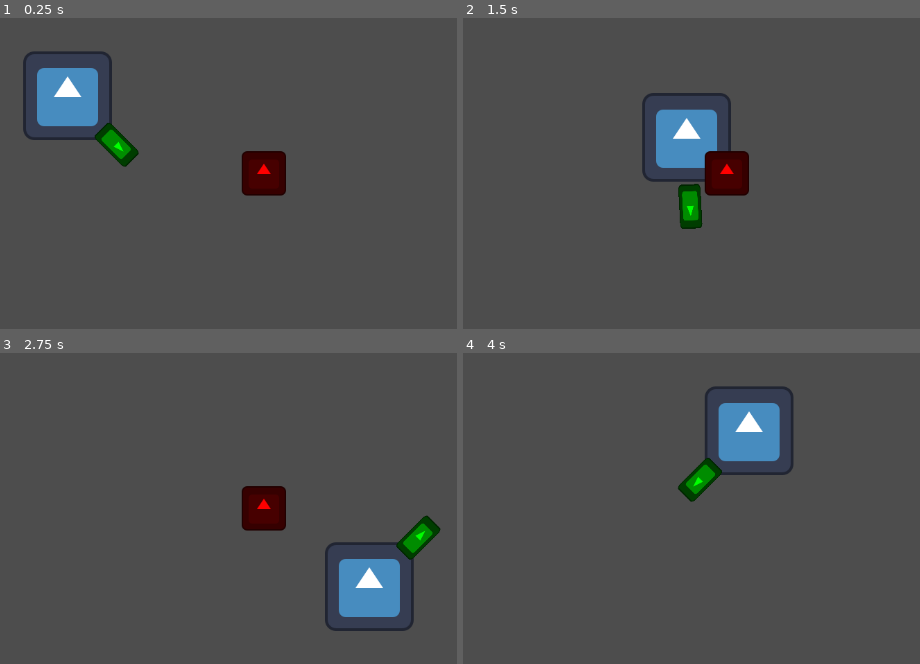
Above: before the commit, frames 1-4 (two rows, left to right).
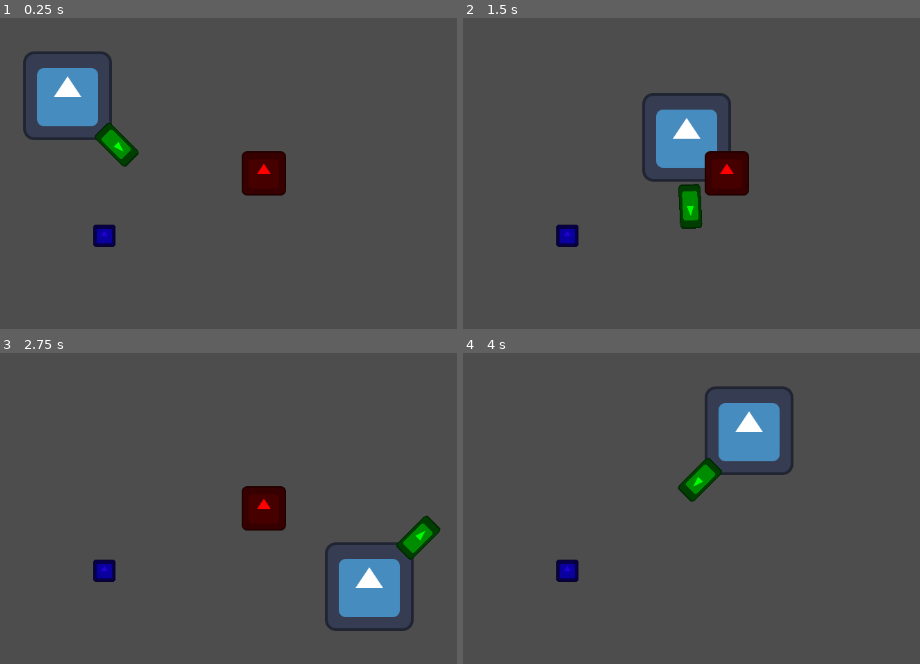
Above: after the commit, the same moments.

Repository: TRushton95/Aberration
Game: Godot game, scene res://game/game.tscn
Same seed, same stepped clock (60 frames per second), same inputs: the game is played once before the commit and once after it. The engine's default icon, where the game draws it, is replaced by a stand-in: a white triangle on a blue panel in a dark square.
Inputs:
- Up to frame 1 (0.25 s): no input
- Up to frame 2 (1.5 s): tap Enter (attack) at 0.5, 0.6, 1.35 s; hold D (move_right) 0.53-1.28 s; hold S (move_down) from 1.28 s (still down)
- Up to frame 3 (2.75 s): release S (move_down) at 2.03 s; hold D (move_right) from 2.03 s (still down); tap Enter (attack) at 2.1 s
- Up to frame 4 (4 s): release D (move_right) at 2.78 s; hold W (move_up) 2.78-3.53 s; tap Enter (attack) at 2.85, 3.6 s; hold A (move_left) from 3.53 s (still down)

The runs differ from the first frame. In frame 1, 0.4% of the frame differs, in the area x 20-26%, y 66-74%; in frame 2, 0.4%; in frame 3, 0.4%; in frame 4, 0.4%.
Error before the commit: Invalid call. Nonexistent function 'set_chest_orb' in base 'CharacterBody2D (Player)'. (res://game/game.gd:9)

Commit message:
Add orb pickups

Diff:
--- /dev/null
+++ b/src/game/entities/orb_pickup/orb_pickup.gd
@@ -0,0 +1,13 @@
+extends Node2D
+class_name OrbPickup
+
+@export var _reward_orb_scene : PackedScene
+
+
+func get_reward() -> Orb:
+	var reward : Orb = null
+
+	if _reward_orb_scene != null:
+		reward = _reward_orb_scene.instantiate() as Orb # TODO: Change this to use OrbTypeIds
+
+	return reward
--- /dev/null
+++ b/src/game/entities/orb_pickup/orb_pickup.tscn
@@ -0,0 +1,22 @@
+[gd_scene load_steps=5 format=3 uid="uid://fklovbofikuw"]
+
+[ext_resource type="Script" uid="uid://da6a75rnby5oa" path="res://game/entities/orb_pickup/orb_pickup.gd" id="1_2er50"]
+[ext_resource type="PackedScene" uid="uid://bu5f5awdhrx2w" path="res://game/orbs/fire/fire_orb.tscn" id="2_5t2nj"]
+[ext_resource type="Texture2D" uid="uid://4dlsvhsi0ihf" path="res://icon.svg" id="3_t32xr"]
+
+[sub_resource type="RectangleShape2D" id="RectangleShape2D_ted2v"]
+size = Vector2(32, 32)
+
+[node name="OrbPickup" type="StaticBody2D"]
+collision_layer = 8
+collision_mask = 0
+script = ExtResource("1_2er50")
+_reward_orb_scene = ExtResource("2_5t2nj")
+
+[node name="Sprite2D" type="Sprite2D" parent="."]
+self_modulate = Color(0.138604, 0, 0.833987, 1)
+scale = Vector2(0.25, 0.25)
+texture = ExtResource("3_t32xr")
+
+[node name="CollisionShape2D" type="CollisionShape2D" parent="."]
+shape = SubResource("RectangleShape2D_ted2v")
--- a/src/game/entities/player/player.gd
+++ b/src/game/entities/player/player.gd
@@ -11,6 +11,17 @@
 	Enums.OrbSlot.HEAD: null,
 	Enums.OrbSlot.HANDS: null
 }
+
+
+func _on_pickup_area_body_entered(body: Node2D) -> void:
+	if body == null:
+		return
+
+	if body is OrbPickup:
+		body = body as OrbPickup
+		var reward : Orb = body.get_reward()
+		set_orb_slot(Enums.OrbSlot.CHEST, reward)
+		body.queue_free()
 
 
 func _process(delta: float) -> void:
--- a/src/game/entities/player/player.tscn
+++ b/src/game/entities/player/player.tscn
@@ -5,10 +5,12 @@
 [ext_resource type="PackedScene" uid="uid://cdljd7oi2oo3d" path="res://game/entities/weapons/sword/sword.tscn" id="3_x4rrl"]
 [ext_resource type="PackedScene" uid="uid://1xiwrwtqv3y7" path="res://game/entities/components/health_vital/health_vital.tscn" id="4_cjfdk"]
 [ext_resource type="PackedScene" uid="uid://d0l121p6rnfsl" path="res://game/entities/components/direction_component/direction_component.tscn" id="5_oic1i"]
-[ext_resource type="PackedScene" uid="uid://bu5f5awdhrx2w" path="res://game/orbs/fire/fire_orb.tscn" id="6_v0nmi"]
 
 [sub_resource type="RectangleShape2D" id="RectangleShape2D_cjfdk"]
 size = Vector2(112, 112)
+
+[sub_resource type="RectangleShape2D" id="RectangleShape2D_v0nmi"]
+size = Vector2(144, 144)
 
 [node name="Player" type="CharacterBody2D" node_paths=PackedStringArray("_direction_component", "_health_vital")]
 collision_mask = 0
@@ -31,6 +33,13 @@
 [node name="DirectionComponent" parent="." node_paths=PackedStringArray("_parent") instance=ExtResource("5_oic1i")]
 _parent = NodePath("..")
 
-[node name="FireOrb" parent="." instance=ExtResource("6_v0nmi")]
+[node name="PickupArea" type="Area2D" parent="."]
+collision_layer = 0
+collision_mask = 8
+
+[node name="CollisionShape2D" type="CollisionShape2D" parent="PickupArea"]
+shape = SubResource("RectangleShape2D_v0nmi")
+debug_color = Color(0, 0.62807, 0.495894, 0.42)
 
 [connection signal="direction_changed" from="DirectionComponent" to="." method="_on_direction_component_direction_changed"]
+[connection signal="body_entered" from="PickupArea" to="." method="_on_pickup_area_body_entered"]
--- a/src/game/game.gd
+++ b/src/game/game.gd
@@ -2,8 +2,3 @@
 class_name Game
 
 @onready var _player : Player = $Player
-
-
-func _ready() -> void:
-	var fire_orb : Orb = load("res://game/orbs/fire/fire_orb.tscn").instantiate()
-	_player.set_chest_orb(fire_orb)
--- a/src/game/game.tscn
+++ b/src/game/game.tscn
@@ -1,8 +1,9 @@
-[gd_scene load_steps=4 format=3 uid="uid://bb7raaivjx0tf"]
+[gd_scene load_steps=5 format=3 uid="uid://bb7raaivjx0tf"]
 
 [ext_resource type="Script" uid="uid://bhm1yd13rhy03" path="res://game/game.gd" id="1_l1rk1"]
 [ext_resource type="PackedScene" uid="uid://bee8iw7q7gjo7" path="res://game/entities/player/player.tscn" id="2_vasa2"]
 [ext_resource type="PackedScene" uid="uid://nqfokyahs0fw" path="res://game/entities/enemy/enemy.tscn" id="3_h7iqs"]
+[ext_resource type="PackedScene" uid="uid://fklovbofikuw" path="res://game/entities/orb_pickup/orb_pickup.tscn" id="4_4fuuu"]
 
 [node name="Game" type="Node2D"]
 script = ExtResource("1_l1rk1")
@@ -12,3 +13,6 @@
 
 [node name="Enemy" parent="." instance=ExtResource("3_h7iqs")]
 position = Vector2(640, 230)
+
+[node name="OrbPickup" parent="." instance=ExtResource("4_4fuuu")]
+position = Vector2(410, 320)
--- a/src/project.godot
+++ b/src/project.godot
@@ -52,3 +52,4 @@
 2d_physics/layer_1="Player"
 2d_physics/layer_2="Weapon"
 2d_physics/layer_3="Enemy"
+2d_physics/layer_4="OrbPickup"
Not shown, added: src/game/entities/orb_pickup/orb_pickup.gd.uid
